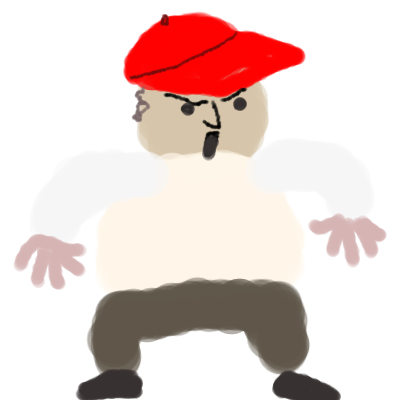
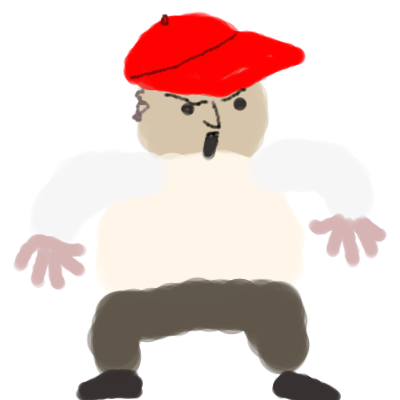
Layers edited between the first and the second 400×400 image:
added layer "Visible" above "face" over 35, 15, 364, 373
hid "face" over 35, 15, 364, 373
hid "fox1" over 35, 15, 364, 373
